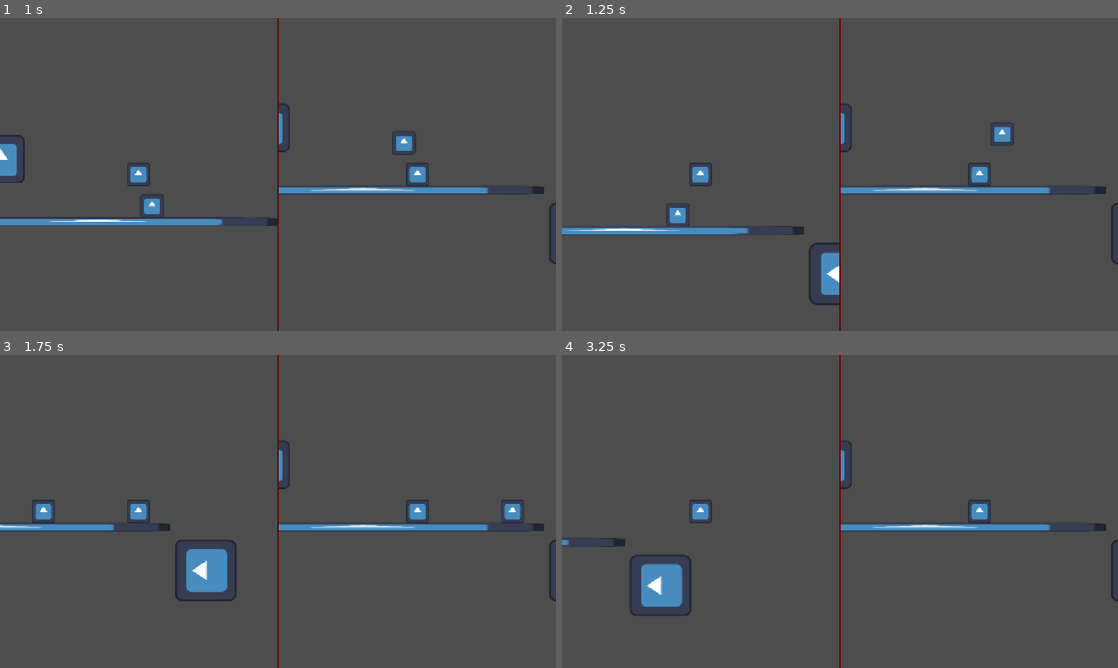
Above: before the commit, frames 1-4 (two rows, left to right).
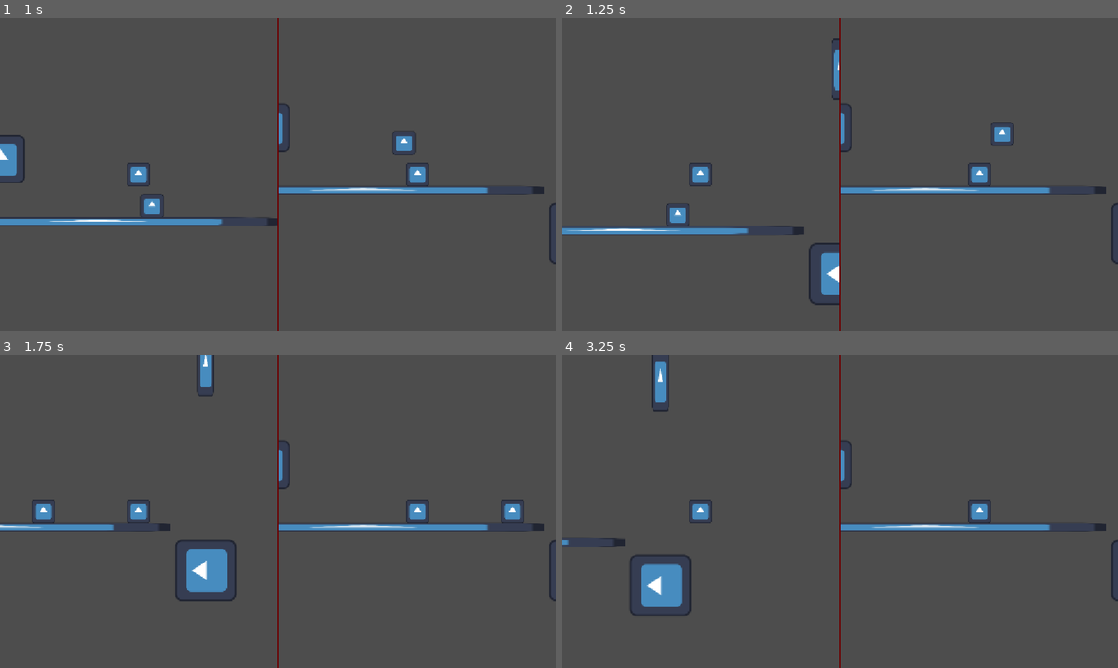
Above: after the commit, the same moments.

Repository: Abaan404/Sask-Game-Jam-Fall-2026
Game: Godot game, scene res://Scenes/HUD/split_screen.tscn
The game is run twice, just before and just after one commit, with the same random seed, the same clock (stepped at 60 frames per second) and the same inputs. The engine's default icon, where the game draws it, is replaced by a stand-in: a white triangle on a blue panel in a dark square.
Inputs:
- Up to frame 1 (1 s): hold D (right) from 0.53 s (still down); tap W (up) at 0.77 s
- Up to frame 2 (1.25 s): keep holding D (right)
- Up to frame 3 (1.75 s): keep holding D (right); tap W (up) at 1.52 s
- Up to frame 4 (3.25 s): release D (right) at 2.03 s; hold A (left) 2.03-2.78 s; tap Enter at 2.75 s; hold D (right) from 2.78 s (still down); tap W (up) at 3.02 s

Frame 1 is identical in both runs. In frame 2, 0.1% of the frame differs, in the area x 48-50%, y 6-27%; in frame 3, 0.3%; in frame 4, 0.3%, in the area x 16-20%, y 0-18%.

Commit message:
added a way to end levels

Diff:
--- /dev/null
+++ b/game-jam-fall-2026/Scenes/LevelElements/End/LevelEnder.tscn
@@ -0,0 +1,22 @@
+[gd_scene format=3 uid="uid://c6cm6gftjmnjt"]
+
+[ext_resource type="Script" uid="uid://bilnoxxka34yp" path="res://Scripts/level_ender.gd" id="1_1gjv6"]
+[ext_resource type="Texture2D" uid="uid://dyx0lyhhja2ga" path="res://Assets/icon.svg" id="1_nplwk"]
+
+[sub_resource type="RectangleShape2D" id="RectangleShape2D_nplwk"]
+size = Vector2(36, 130)
+
+[node name="LevelEnder" type="Node2D" unique_id=936052491]
+script = ExtResource("1_1gjv6")
+
+[node name="Area2D" type="Area2D" parent="." unique_id=258552845]
+
+[node name="CollisionShape2D" type="CollisionShape2D" parent="Area2D" unique_id=1377818020]
+shape = SubResource("RectangleShape2D_nplwk")
+
+[node name="Sprite2D" type="Sprite2D" parent="." unique_id=2068824902]
+scale = Vector2(0.265625, 1)
+texture = ExtResource("1_nplwk")
+
+[connection signal="body_entered" from="Area2D" to="." method="_on_area_2d_body_entered"]
+[connection signal="body_exited" from="Area2D" to="." method="_on_area_2d_body_exited"]
--- /dev/null
+++ b/game-jam-fall-2026/Scenes/Levels/level1-1.tscn
@@ -0,0 +1,3 @@
+[gd_scene format=3 uid="uid://dobybr281q84l"]
+
+[node name="Level11" type="Node2D" unique_id=2104058432]
--- a/game-jam-fall-2026/Scenes/Levels/test_scene.tscn
+++ b/game-jam-fall-2026/Scenes/Levels/test_scene.tscn
@@ -7,6 +7,8 @@
 [ext_resource type="PackedScene" uid="uid://jcufhe47v2b3" path="res://Scenes/Abilities/wall_climb.tscn" id="3_a1spv"]
 [ext_resource type="PackedScene" uid="uid://k13k4b46kfae" path="res://Scenes/Abilities/TogglePlatforms.tscn" id="5_nlmfl"]
 [ext_resource type="PackedScene" uid="uid://ctxkbre0t5vcv" path="res://Scenes/LevelElements/MovingPlatform/moving_platform.tscn" id="6_tgibm"]
+[ext_resource type="PackedScene" uid="uid://c6cm6gftjmnjt" path="res://Scenes/LevelElements/End/LevelEnder.tscn" id="8_utwxg"]
+[ext_resource type="PackedScene" uid="uid://dobybr281q84l" path="res://Scenes/Levels/level1-1.tscn" id="9_56hgn"]
 
 [sub_resource type="RectangleShape2D" id="RectangleShape2D_vnn0b"]
 size = Vector2(744, 20)
@@ -82,4 +84,8 @@
 [node name="Sprite2D" parent="MovingPlatformPath/MovingPlatform" parent_id_path=PackedInt32Array(1910268113, 914076835) index="1" unique_id=20352624]
 texture = ExtResource("2_2u58p")
 
+[node name="LevelEnder" parent="." unique_id=936052491 instance=ExtResource("8_utwxg")]
+position = Vector2(448, -336)
+next_level = ExtResource("9_56hgn")
+
 [editable path="MovingPlatformPath"]
--- /dev/null
+++ b/game-jam-fall-2026/Scripts/level_ender.gd
@@ -0,0 +1,23 @@
+extends Node2D
+
+
+@export var next_level: PackedScene
+var player_list: Array[Player]
+
+
+func _on_area_2d_body_entered(body: Node2D) -> void:
+	if body is Player:
+		player_list.append(body)
+
+		if player_list.size() > 1:
+			print("all players are in.")
+
+			var level_node: Node2D = get_parent().get_parent()
+			var next_level_instance = next_level.instantiate()
+			level_node.add_child(next_level_instance)
+			get_parent().queue_free()
+
+
+func _on_area_2d_body_exited(body: Node2D) -> void:
+	if body is Player:
+		player_list.erase(body)
--- a/game-jam-fall-2026/Scripts/moving_platform.gd
+++ b/game-jam-fall-2026/Scripts/moving_platform.gd
@@ -25,7 +25,6 @@
 
 		var dir = int(forward)
 
-		print(dir)
 		pathfollow.progress_ratio = move_toward(pathfollow.progress_ratio, dir, calc_speed)
 		if pathfollow.progress_ratio == dir:
 			moving = false
Not shown, added: game-jam-fall-2026/Scripts/level_ender.gd.uid
